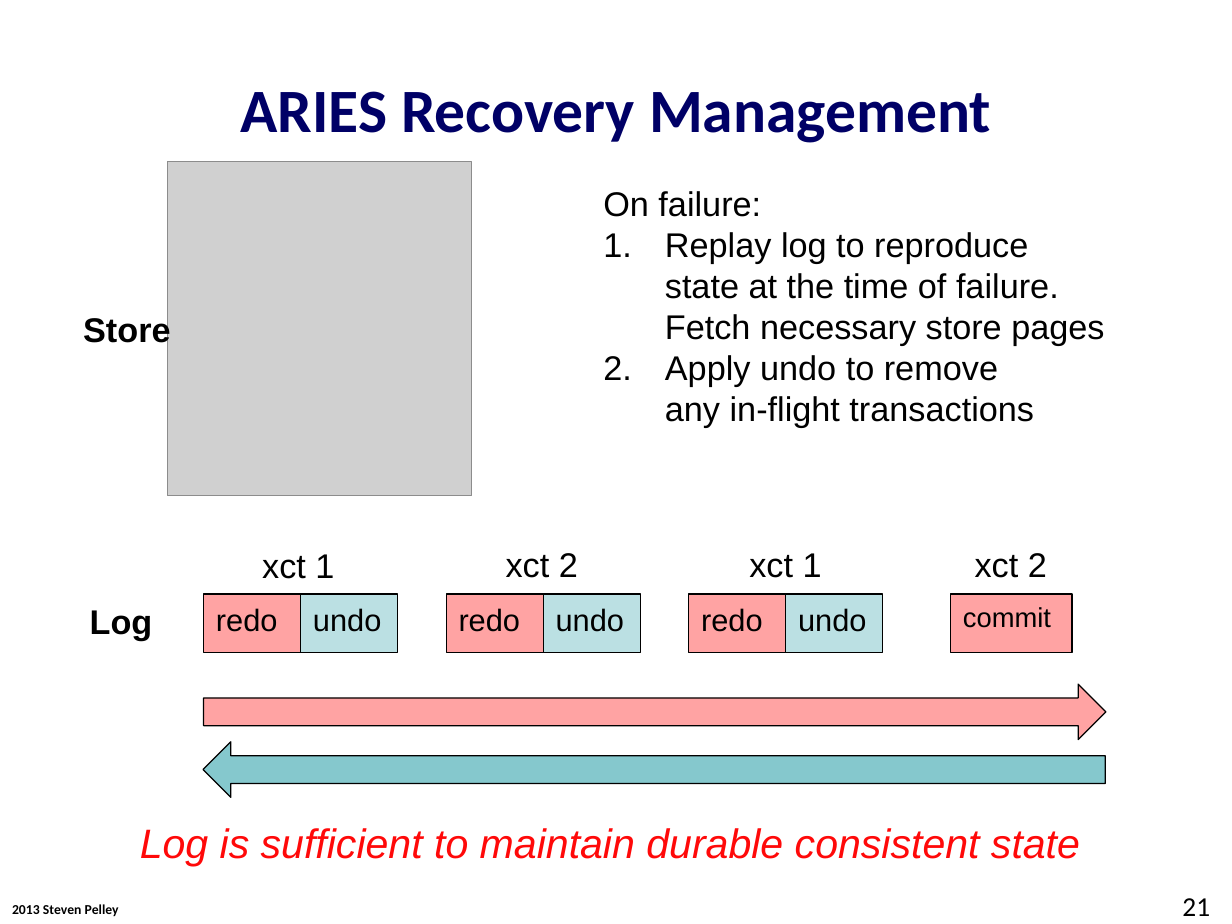
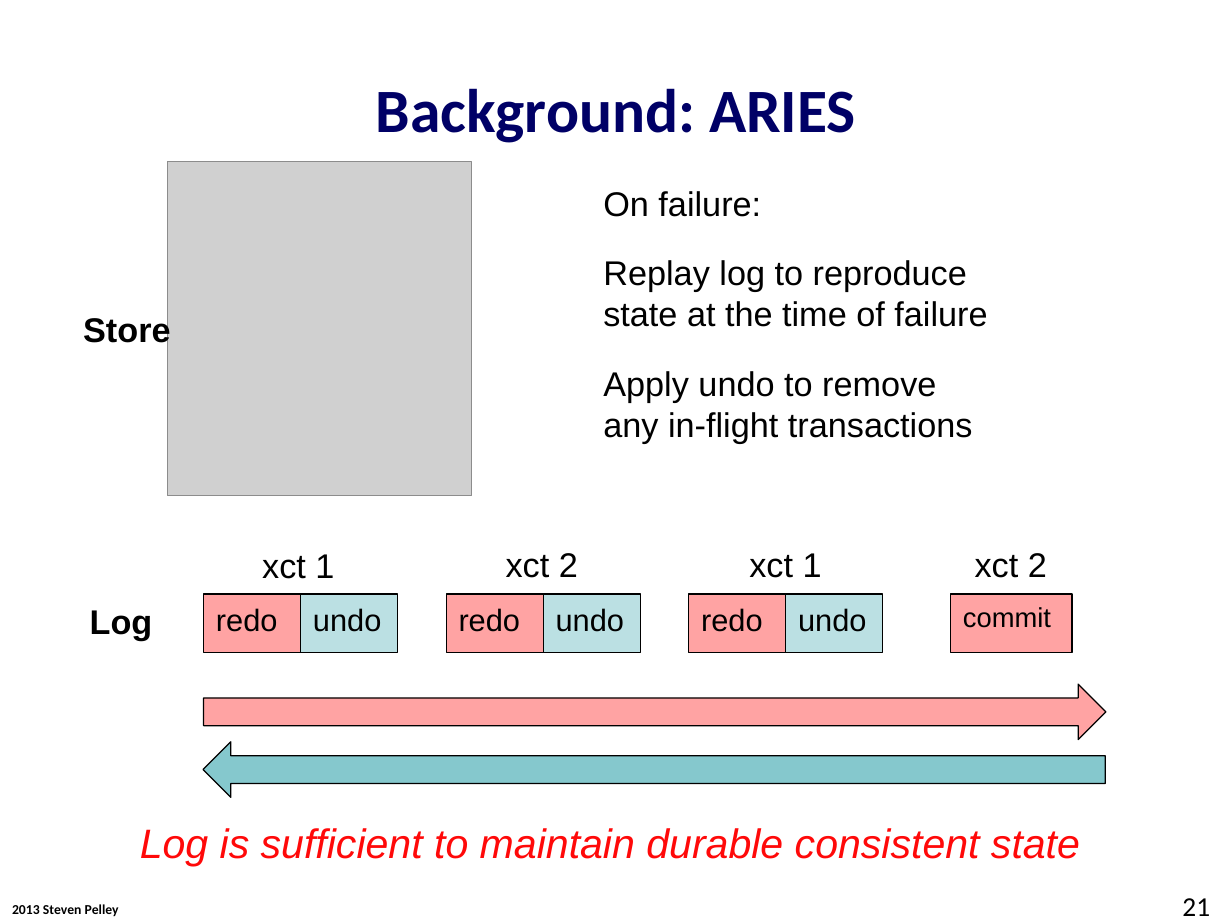
Before and after one commit to Abulila/dissertation, a slide deck: slide 21 of proposal/proposal.pptx. Drawn at 1232x924 pixels with LibreOffice and Linux fonts; fonts in the diff are those of the drawing; grey boxes stand for pictures; background and template pictures are left out. Boxes give left, top, right and bottom in pixels: in the first picture for what was removed or moved away, otherwise in the second. Text is boxed around its words. In the diff, an @@ line names an element or a change of style, - is before the commit and + after.

```diff
--- a/proposal/proposal.pptx
+++ b/proposal/proposal.pptx
@@ title at (376,88,856,143): text changed @@
-ARIES Recovery Management
+Background: ARIES
@@ text at (603,260,987,327): text changed @@
-1. Replay log to reproduce
-   state at the time of failure.
-   Fetch necessary store pages
+Replay log to reproduce
+state at the time of failure
@@ text at (603,371,973,444): bullet 1. to none @@
```
Also in this commit, not shown: 14 other slides changed.
